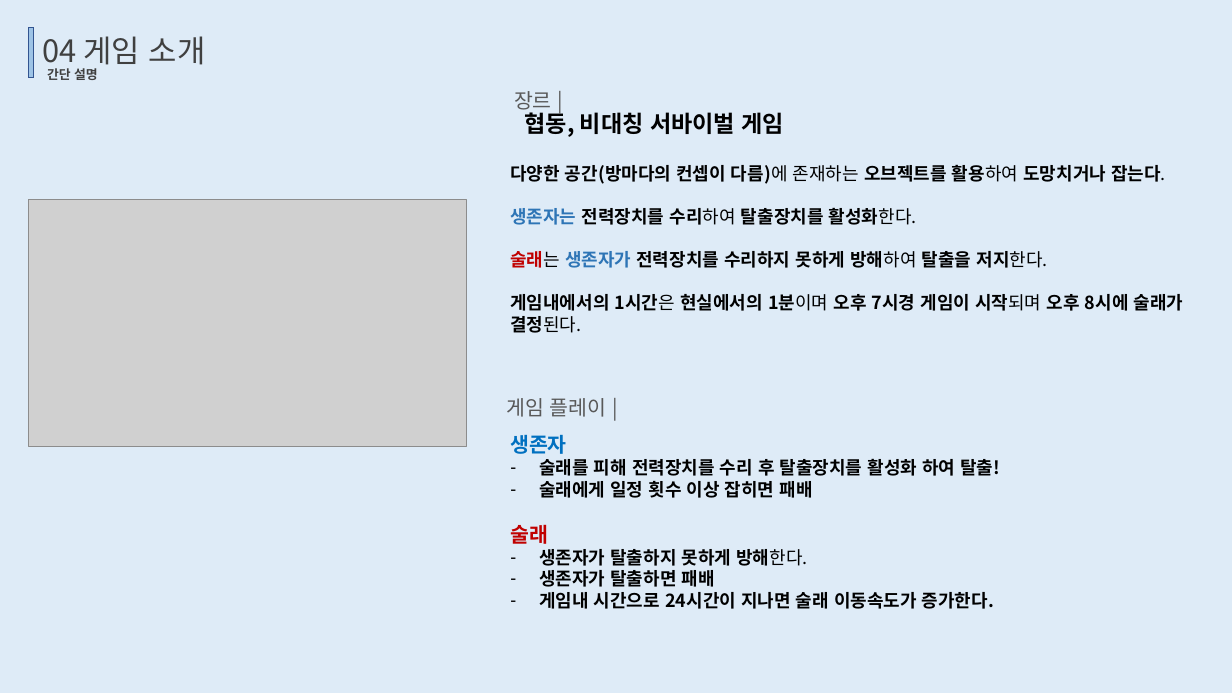
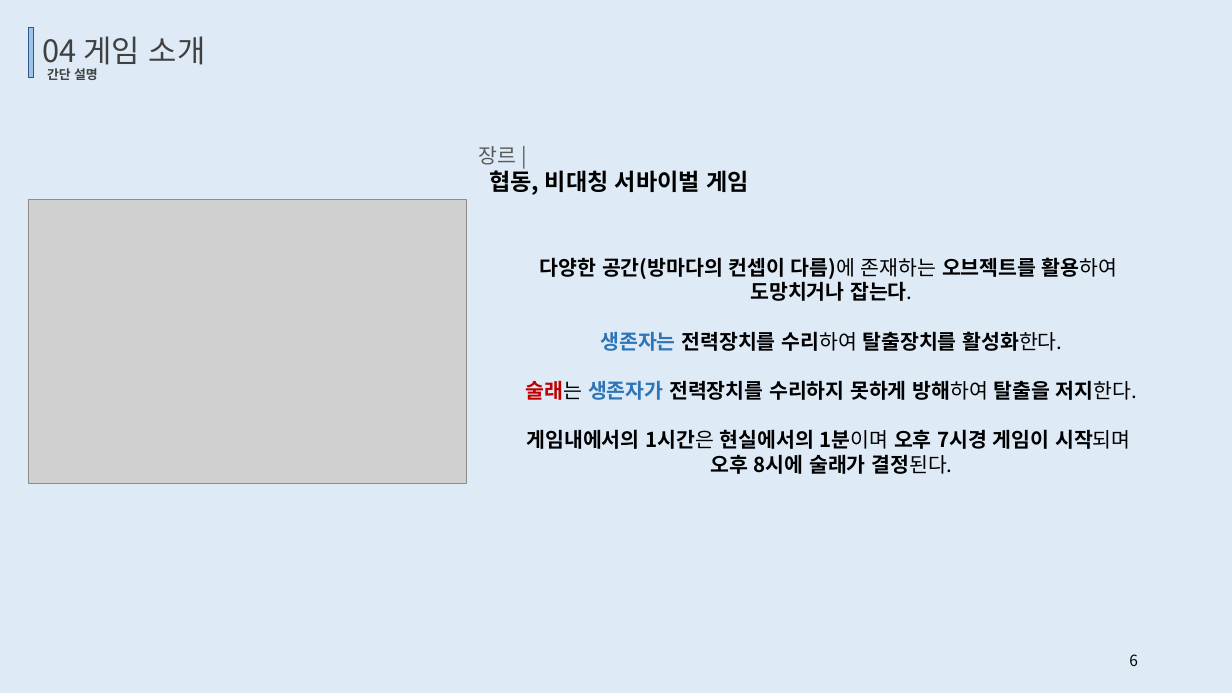
Before and after one commit to TUKoreaEscape/Graduation_Project, a slide deck: slide 6 of Graduation_Document/Who's the tagger.pptx. Drawn at 1232x693 pixels with LibreOffice and Linux fonts; fonts in the diff are those of the drawing; grey boxes stand for pictures. Boxes give left, top, right and bottom in pixels: in the first picture for what was removed or moved away, otherwise in the second. Text is boxed around its words. In the diff, an @@ line names an element or a change of style, - is before the commit and + after.

```diff
--- a/Graduation_Document/Who's the tagger.pptx
+++ b/Graduation_Document/Who's the tagger.pptx
@@ text "장르 |": place and size @@
-text "장르 |" at (514, 91, 552, 113)
+text "장르 |" at (479, 146, 517, 165)
@@ text "협동, 비대칭 서바이벌 게임": place and size @@
-text "협동, 비대칭 서바이벌 게임" at (525, 109, 785, 137)
+text "협동, 비대칭 서바이벌 게임" at (489, 166, 749, 195)
@@ picture: place and size @@
-picture at (29, 200, 466, 445)
+picture at (29, 200, 466, 483)
@@ text "다양한 공간(방마다의 컨셉이 다름)에 존재하는 ...": place and size @@
-text "다양한 공간(방마다의 컨셉이 다름)에 존재하는 ..." at (510, 164, 1184, 333)
+text "다양한 공간(방마다의 컨셉이 다름)에 존재하는 ..." at (526, 257, 1137, 474)
@@ text at (540, 257, 1117, 301): text changed; size 14 to 16 pt @@
-다양한 공간(방마다의 컨셉이 다름)에 존재하는 오브젝트를 활용하여 도망치거나 잡는다.
+다양한 공간(방마다의 컨셉이 다름)에 존재하는 오브젝트를 활용하여
+도망치거나 잡는다.
@@ text at (526, 331, 1137, 400): size 14 to 16 pt in "생존자는 전력장치를 수리하여 탈출장치를 활성화한다.", "술래는 생존자가 전력장치를 수리하지 못하게 방해하여 탈출을 ..."; alignment left to centre @@
@@ text removed at (507, 398, 607, 417) @@
-게임 플레이 |
@@ text removed at (510, 435, 1000, 609) @@
-생존자
-– 술래를 피해 전력장치를 수리 후 탈출장치를 활성화 하여 탈출!
-– 술래에게 일정 횟수 이상 잡히면 패배
-술래
-– 생존자가 탈출하지 못하게 방해한다.
-– 생존자가 탈출하면 패배
-– 게임내 시간으로 24시간이 지나면 술래 이동속도가 증가한다.
@@ text at (527, 429, 1130, 474): text changed; size 14 to 16 pt @@
-게임내에서의 1시간은 현실에서의 1분이며 오후 7시경 게임이 시작되며 오후 8시에 술래가 결정된다.
+게임내에서의 1시간은 현실에서의 1분이며 오후 7시경 게임이 시작되며
+오후 8시에 술래가 결정된다.
@@ page number added at (1129, 654, 1138, 666), 12 pt, text #000000 @@
+6
```
Also in this commit, not shown: 18 other slides changed, 1 slide removed, 3 other files.
